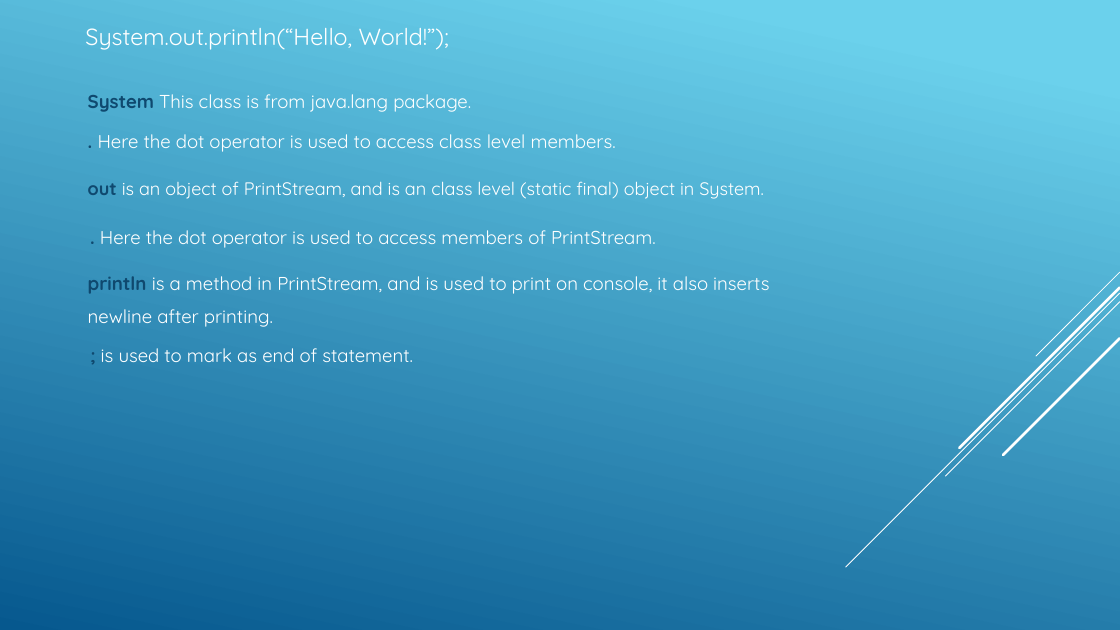
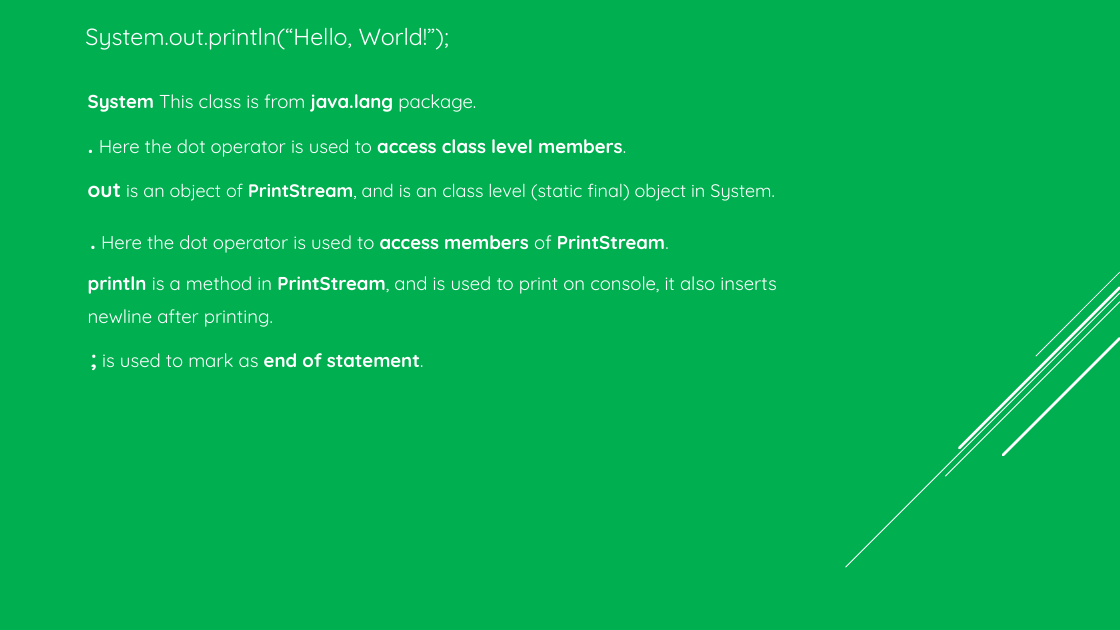
Before and after one commit to VeerababuK/Core-Java, a slide deck: slide 31 of Core java.pptx. Drawn at 1120x630 pixels with LibreOffice and Linux fonts; fonts in the diff are those of the drawing. Boxes give left, top, right and bottom in pixels: in the first picture for what was removed or moved away, otherwise in the second. Text is boxed around its words. In the diff, an @@ line names an element or a change of style, - is before the commit and + after.

```diff
--- a/Core java.pptx
+++ b/Core java.pptx
@@ background gradient #6ED2EB to #06588E to #00B050 @@
@@ text "System This class is from ..." at bbox=[88, 94, 476, 112]: text colour #0F496F to #FFFFFF in "System"; bold on in "java.lang" @@
@@ text ". Here the dot operator ..." at bbox=[99, 139, 626, 157]: size 16 to 20 pt, text colour #0F496F to #FFFFFF in "."; bold on in "access class level members." @@
@@ text "out is an object of ..." at bbox=[88, 183, 775, 201]: size 15.5 to 17.8 pt, text colour #0F496F to #FFFFFF in "out"; bold on in "PrintStream," @@
@@ text ". Here the dot operator ..." at bbox=[101, 235, 669, 253]: size 16 to 20 pt, text colour #0F496F to #FFFFFF in "."; bold on in "access members PrintStream." @@
@@ text at bbox=[88, 276, 776, 294]: text colour #0F496F to #FFFFFF in "println"; bold on in "PrintStream," @@
@@ text "; is used to mark ..." at bbox=[102, 353, 424, 368]: size 16 to 20 pt, text colour #0F496F to #FFFFFF in ";"; bold on in "end of statement." @@
```
Also in this commit, not shown: 32 other slides changed, 27 slides added.
